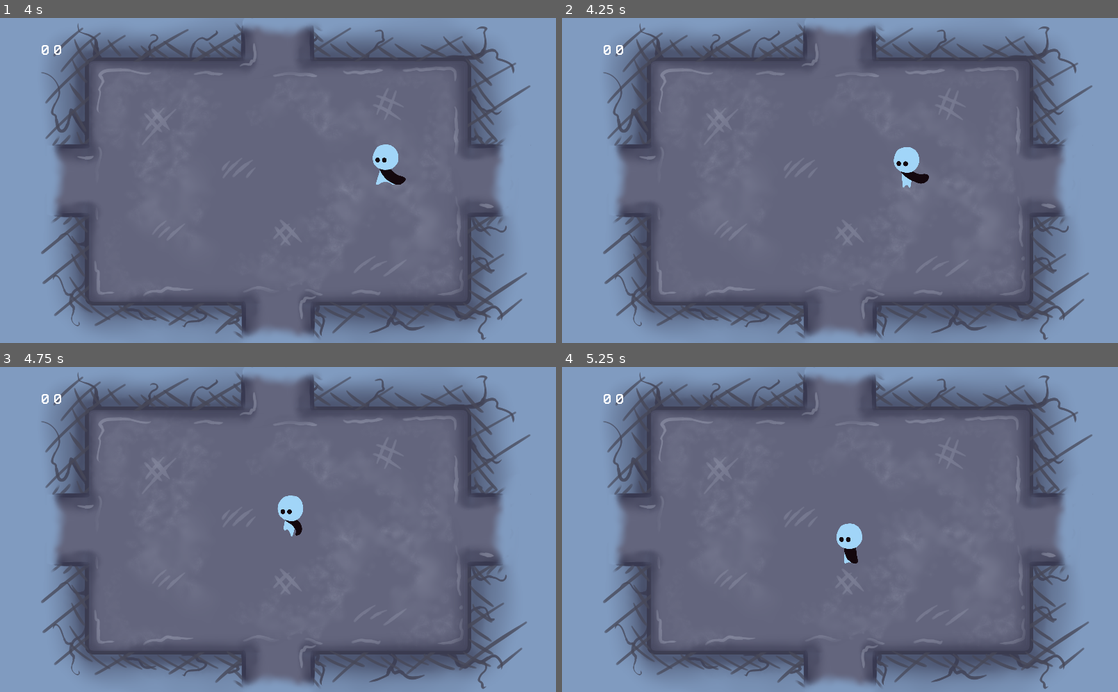
Above: before the commit, frames 1-4 (two rows, left to right).
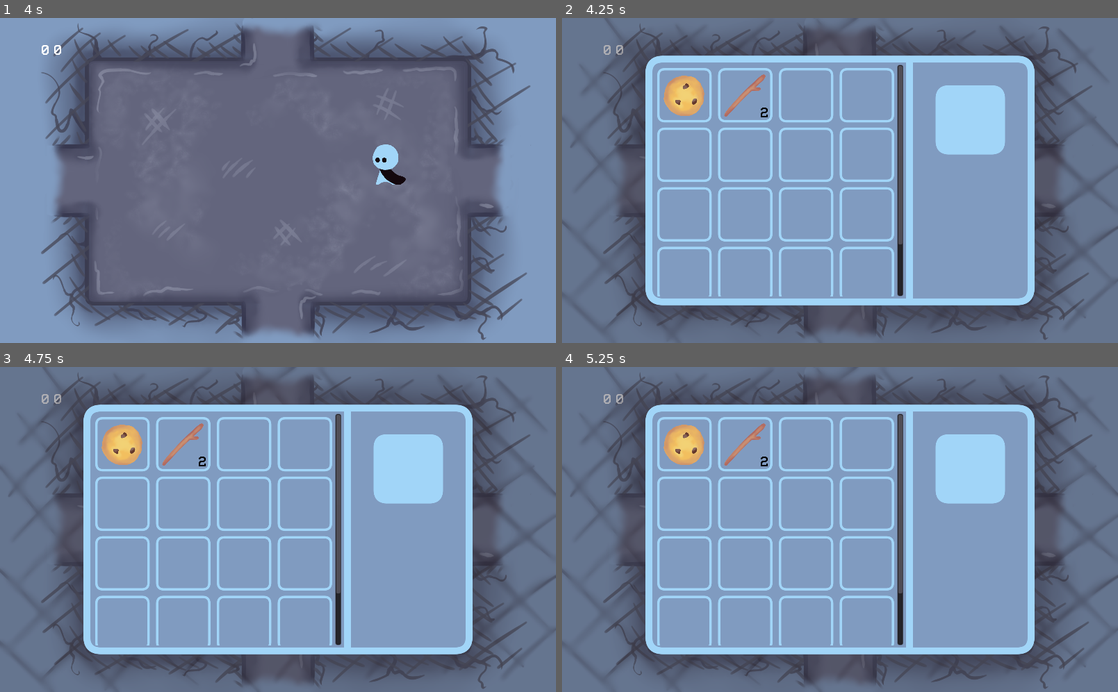
Above: after the commit, the same moments.

Repository: bucketfish/box-arena
Game: Godot game, scene res://base.tscn
Same seed, same stepped clock (60 frames per second), same inputs: the game is played once before the commit and once after it.
Inputs:
- Up to frame 1 (4 s): hold Right (right) 0.53-1.28 s; tap X (attack) at 0.6, 1.55, 2.1, 3.05, 3.6 s; tap Z (pickup) at 0.8, 1.35, 2.3, 2.85, 3.8 s; hold Down (down) 1.28-2.03 s; hold Right (right) 2.03-2.78 s; hold Up (up) 2.78-3.53 s; hold Left (left) from 3.53 s (still down)
- Up to frame 2 (4.25 s): keep holding Left (left); tap Shift (inventory, bound only after the commit) at 4.15 s
- Up to frame 3 (4.75 s): keep holding Left (left); tap Z (pickup) at 4.35 s; tap X (attack) at 4.55 s
- Up to frame 4 (5.25 s): release Left (left) at 5.03 s; hold Down (down) from 5.03 s (still down); tap X (attack) at 5.1 s

Frame 1 is identical in both runs. In frame 2, 90% of the frame differs, in the area x 0-100%, y 0-100%; in frame 3, 90%; in frame 4, 90%.

Commit message:
display inventory

Diff:
--- a/base.gd
+++ b/base.gd
@@ -7,15 +7,22 @@
 
 onready var player = $player
 onready var anim = $anim
+
+onready var coordslabel = $gui/coords
+onready var inventory = $gui/inventory
+onready var shade = $gui/shade
 const room = preload("res://room/middle_room.tscn")
 
 var curroom
 var comefrom
+var trans = false
+
 
 func _ready():
 	curroom = $room
 
 func goto(dirfrom):
+	trans = true
 	# update new room coordinates
 	if dirfrom == "up":
 		Persistent.coords.y += 1
@@ -50,7 +57,7 @@
 	curroom.queue_free()
 
 	# update coordinates tag
-	$CanvasLayer/coords.text = str(Persistent.coords.x) + " " + str(Persistent.coords.y)
+	coordslabel.text = str(Persistent.coords.x) + " " + str(Persistent.coords.y)
 
 	# update player position (new door)
 	player.position = get_node(dirfrom).position
@@ -76,3 +83,10 @@
 
 	# continue the game
 	player.canmove = true
+	trans = false
+
+func _input(event):
+	if !trans && Input.is_action_just_pressed("inventory"):
+		inventory.toggle()
+		shade.visible = inventory.visible
+		player.canmove = !inventory.visible
--- a/base.tscn
+++ b/base.tscn
@@ -1,9 +1,13 @@
-[gd_scene load_steps=11 format=2]
+[gd_scene load_steps=15 format=2]
 
 [ext_resource path="res://room/middle_room.tscn" type="PackedScene" id=1]
 [ext_resource path="res://player/player.tscn" type="PackedScene" id=2]
 [ext_resource path="res://base.gd" type="Script" id=3]
 [ext_resource path="res://font.tres" type="DynamicFont" id=4]
+[ext_resource path="res://assets/gui/darken.png" type="Texture" id=5]
+[ext_resource path="res://assets/gui/inventory.png" type="Texture" id=6]
+[ext_resource path="res://gui/inventory.gd" type="Script" id=7]
+[ext_resource path="res://gui/row.tscn" type="PackedScene" id=8]
 
 [sub_resource type="Animation" id=1]
 length = 0.001
@@ -118,9 +122,23 @@
 [node name="player" parent="." instance=ExtResource( 2 )]
 position = Vector2( 546, 273 )
 
-[node name="CanvasLayer" type="CanvasLayer" parent="."]
-
-[node name="coords" type="Label" parent="CanvasLayer"]
+[node name="room" parent="." instance=ExtResource( 1 )]
+
+[node name="down" type="Position2D" parent="."]
+position = Vector2( 512, 89 )
+
+[node name="up" type="Position2D" parent="."]
+position = Vector2( 512, 508 )
+
+[node name="right" type="Position2D" parent="."]
+position = Vector2( 169, 300 )
+
+[node name="left" type="Position2D" parent="."]
+position = Vector2( 855, 300 )
+
+[node name="gui" type="CanvasLayer" parent="."]
+
+[node name="coords" type="Label" parent="gui"]
 margin_left = 75.0
 margin_top = 42.0
 margin_right = 115.0
@@ -131,19 +149,69 @@
 "_edit_use_anchors_": false
 }
 
-[node name="room" parent="." instance=ExtResource( 1 )]
-
-[node name="down" type="Position2D" parent="."]
-position = Vector2( 512, 89 )
-
-[node name="up" type="Position2D" parent="."]
-position = Vector2( 512, 508 )
-
-[node name="right" type="Position2D" parent="."]
-position = Vector2( 169, 300 )
-
-[node name="left" type="Position2D" parent="."]
-position = Vector2( 855, 300 )
+[node name="shade" type="Control" parent="gui"]
+visible = false
+anchor_right = 1.0
+anchor_bottom = 1.0
+__meta__ = {
+"_edit_use_anchors_": false
+}
+
+[node name="darken" type="Sprite" parent="gui/shade"]
+scale = Vector2( 0.5, 0.5 )
+texture = ExtResource( 5 )
+centered = false
+
+[node name="inventory" type="Control" parent="gui"]
+anchor_right = 1.0
+anchor_bottom = 1.0
+script = ExtResource( 7 )
+__meta__ = {
+"_edit_use_anchors_": false
+}
+
+[node name="background" type="Sprite" parent="gui/inventory"]
+scale = Vector2( 0.5, 0.5 )
+texture = ExtResource( 6 )
+centered = false
+
+[node name="scroll" type="ScrollContainer" parent="gui/inventory"]
+margin_left = 169.0
+margin_top = 86.0
+margin_right = 627.0
+margin_bottom = 514.0
+rect_min_size = Vector2( 460, 0 )
+__meta__ = {
+"_edit_use_anchors_": false
+}
+
+[node name="rowbox" type="VBoxContainer" parent="gui/inventory/scroll"]
+margin_right = 448.0
+margin_bottom = 552.0
+size_flags_horizontal = 3
+size_flags_vertical = 3
+custom_constants/separation = -2
+__meta__ = {
+"_edit_use_anchors_": false
+}
+
+[node name="row" parent="gui/inventory/scroll/rowbox" instance=ExtResource( 8 )]
+
+[node name="row2" parent="gui/inventory/scroll/rowbox" instance=ExtResource( 8 )]
+margin_top = 110.0
+margin_bottom = 222.0
+
+[node name="row3" parent="gui/inventory/scroll/rowbox" instance=ExtResource( 8 )]
+margin_top = 220.0
+margin_bottom = 332.0
+
+[node name="row4" parent="gui/inventory/scroll/rowbox" instance=ExtResource( 8 )]
+margin_top = 330.0
+margin_bottom = 442.0
+
+[node name="row5" parent="gui/inventory/scroll/rowbox" instance=ExtResource( 8 )]
+margin_top = 440.0
+margin_bottom = 552.0
 
 [node name="fade" type="CanvasLayer" parent="."]
 
--- a/data.gd
+++ b/data.gd
@@ -13,6 +13,8 @@
 	'8':['iron rapier', 'iron heart', 'nano-vest', 'cake'],
 	'9':['silver katana', 'diamond hoe', 'golden carrot'],
 		}
+
+const itemsorder = ["healing drop", "health pot", "health potion", "iron heart", "cookie", "choco cookie", "apple pie", "steak", "golden apple", "grilled porkchop", "pumpkin pie", "cake", "golden carrot", "fishcow", "clothes", "leather padding", "iron armor", "chainmail armor", "nano-vest", "wooden stick", "wooden sword", "stone sword", "stone axe", "sharp flint", "battle axe", "spiked mace", "iron rapier", "silver katana", "diamond how", "ruby scythe", "emerald greatsword", "sapphire saber", "axe of perun", "blade of fire", "elemental blade"]
 
 var items = {
 	#level 1 itms
@@ -313,7 +315,6 @@
 				'drop':['wooden stick', 'wooden stick', 'wooden stick', 'wooden stick', 'wooden stick', 'wooden stick', 'wooden stick', 'wooden stick'],
 				'desc': 'just... be nice and pretend its hits hurt.'},
 
-
 	#level 6 bosses
 	'flickflack':{
 				'damage':5,
@@ -335,7 +336,6 @@
 				'level': 2,
 				'drop':['cake', 'cake', 'cake'],
 				'desc': 'its legs are entirely made out of cake. don\'t ask me how i know this.'},
-
 
 	#level 10 bosses
 	'slurpydoo':{
--- a/functions.gd
+++ b/functions.gd
@@ -23,3 +23,29 @@
 
 	Persistent.places[Persistent.coords] = contents
 	return contents
+
+
+func array_unique(array: Array) -> Array:
+	var unique: Array = []
+	for item in array:
+		if not unique.has(item):
+			unique.append(item)
+	return unique
+
+func count_array(array: Array) -> Dictionary:
+	var dict: Dictionary = {}
+	for item in array:
+		if item in dict.keys():
+			dict[item] += 1
+		else:
+			dict[item] = 1
+	return dict
+
+func items_custcomp(a, b):
+	return Data.itemsorder.find( a ) < Data.itemsorder.find( b )
+
+
+func sort_inventory(items) -> Dictionary:
+	var dict = count_array(items)
+
+	return dict
--- /dev/null
+++ b/gui/inventory.gd
@@ -0,0 +1,30 @@
+extends Control
+
+onready var shade = $"../shade"
+
+onready var row = [$scroll/rowbox/row, $scroll/rowbox/row2, $scroll/rowbox/row3, $scroll/rowbox/row4]
+
+# Called when the node enters the scene tree for the first time.
+func _ready():
+	visible = false
+
+func toggle():
+	visible = !visible
+	shade.visible = visible
+	display(Persistent.carrying)
+
+func display(items):
+	var items_dict = Functions.sort_inventory(items)
+	var rowc = 0
+	var colc = 0
+
+	for i in items_dict.keys():
+		row[rowc].col[colc].itemname = i
+		row[rowc].col[colc].countint = items_dict[i]
+
+		colc += 1
+		if colc >= 4:
+			colc = 0
+			rowc += 1
+
+	get_tree().call_group("inv_item", "prep_display")
--- /dev/null
+++ b/gui/item.gd
@@ -0,0 +1,36 @@
+extends Control
+
+
+# Declare member variables here. Examples:
+# var a = 2
+# var b = "text"
+onready var highlight = $highlight
+onready var sprite = $sprite
+onready var count = $count
+
+var itemname
+var countint = 1
+
+export var left:NodePath
+export var right:NodePath
+export var up:NodePath
+export var down:NodePath
+
+var focused = false setget highlight
+
+# Called when the node enters the scene tree for the first time.
+func _ready():
+	highlight(false) # Replace with function body.
+
+func prep_display():
+	if itemname:
+		sprite.texture = load("res://assets/items/" + itemname + ".png")
+	if countint == 1:
+		count.text = ""
+	else:
+		count.text = str(countint)
+
+
+func highlight(value):
+	highlight.visible = value
+	focused = value
--- /dev/null
+++ b/gui/item.tscn
@@ -0,0 +1,40 @@
+[gd_scene load_steps=4 format=2]
+
+[ext_resource path="res://assets/gui/highlight.png" type="Texture" id=1]
+[ext_resource path="res://font.tres" type="DynamicFont" id=3]
+[ext_resource path="res://gui/item.gd" type="Script" id=4]
+
+[node name="item" type="Control" groups=["inv_item"]]
+margin_right = 112.0
+margin_bottom = 112.0
+rect_min_size = Vector2( 112, 112 )
+script = ExtResource( 4 )
+__meta__ = {
+"_edit_use_anchors_": false
+}
+
+[node name="sprite" type="Sprite" parent="."]
+position = Vector2( 56, 56 )
+scale = Vector2( 0.18, 0.18 )
+
+[node name="highlight" type="Sprite" parent="."]
+scale = Vector2( 0.5, 0.5 )
+texture = ExtResource( 1 )
+centered = false
+
+[node name="count" type="Label" parent="."]
+anchor_left = 1.0
+anchor_top = 1.0
+anchor_right = 1.0
+anchor_bottom = 1.0
+margin_left = -53.0
+margin_top = -40.0
+margin_right = -13.0
+margin_bottom = -7.0
+custom_colors/font_color = Color( 0, 0, 0, 1 )
+custom_fonts/font = ExtResource( 3 )
+text = "10"
+align = 2
+__meta__ = {
+"_edit_use_anchors_": false
+}
--- /dev/null
+++ b/gui/row.gd
@@ -0,0 +1,14 @@
+extends HBoxContainer
+
+onready var col = [$item, $item2, $item3, $item4]
+
+func _ready():
+	connect_focuses()
+
+func connect_focuses():
+	pass
+
+
+# Called every frame. 'delta' is the elapsed time since the previous frame.
+#func _process(delta):
+#	pass
--- /dev/null
+++ b/gui/row.tscn
@@ -0,0 +1,40 @@
+[gd_scene load_steps=4 format=2]
+
+[ext_resource path="res://assets/gui/row.png" type="Texture" id=1]
+[ext_resource path="res://gui/row.gd" type="Script" id=2]
+[ext_resource path="res://gui/item.tscn" type="PackedScene" id=3]
+
+[node name="row" type="HBoxContainer"]
+margin_right = 448.0
+margin_bottom = 112.0
+rect_min_size = Vector2( 448, 112 )
+custom_constants/separation = 0
+script = ExtResource( 2 )
+__meta__ = {
+"_edit_use_anchors_": false
+}
+
+[node name="row" type="Sprite" parent="."]
+scale = Vector2( 0.5, 0.5 )
+texture = ExtResource( 1 )
+centered = false
+
+[node name="item" parent="." instance=ExtResource( 3 )]
+right = NodePath("../item2")
+
+[node name="item2" parent="." instance=ExtResource( 3 )]
+margin_left = 112.0
+margin_right = 224.0
+left = NodePath("../item")
+right = NodePath("../item3")
+
+[node name="item3" parent="." instance=ExtResource( 3 )]
+margin_left = 224.0
+margin_right = 336.0
+left = NodePath("../item2")
+right = NodePath("../item4")
+
+[node name="item4" parent="." instance=ExtResource( 3 )]
+margin_left = 336.0
+margin_right = 448.0
+left = NodePath("../item3")
--- a/items/item.gd
+++ b/items/item.gd
@@ -8,7 +8,6 @@
 onready var tween = $Tween
 
 var isitem = false setget is_show
-var slidedist = 20
 
 func _ready():
 	# set up the label
@@ -38,11 +37,10 @@
 
 # picking up items
 func _input(event):
-	if Input.is_action_just_pressed("pickup") && isitem:
+	if Input.is_action_just_pressed("pickup") && isitem && player.canmove:
 		anim.play_backwards("highlight")
-		Persistent.carrying.append(itemname)
+		Persistent.carrying.insert(0, itemname)
 		Persistent.places[Persistent.coords].erase(itemname)
-
 
 		# item disappearing animation
 		tween.interpolate_property(self, "global_position",
@@ -50,4 +48,5 @@
 				Tween.TRANS_LINEAR)
 		tween.start()
 		yield(tween, "tween_all_completed")
+
 		queue_free()
--- a/persistent.gd
+++ b/persistent.gd
@@ -22,7 +22,7 @@
 				'-10 -10': {'name': 'puffpuffiepuff', 'alive': true}}
 var seenbosses = []
 
-var carrying = []
+var carrying = ["choco cookie", "wooden stick", "wooden stick"]
 var health = 5
 var energy = 5
 var damage = 0
--- a/player/player.gd
+++ b/player/player.gd
@@ -55,7 +55,7 @@
 		state = "idle"
 
 	# attack animation
-	if Input.is_action_just_pressed('attack'):
+	if Input.is_action_just_pressed('attack') && canmove:
 		state = "attack"
 
 
--- a/project.godot
+++ b/project.godot
@@ -57,6 +57,11 @@
 "events": [ Object(InputEventKey,"resource_local_to_scene":false,"resource_name":"","device":0,"alt":false,"shift":false,"control":false,"meta":false,"command":false,"pressed":false,"scancode":0,"physical_scancode":90,"unicode":0,"echo":false,"script":null)
  ]
 }
+inventory={
+"deadzone": 0.5,
+"events": [ Object(InputEventKey,"resource_local_to_scene":false,"resource_name":"","device":0,"alt":false,"shift":false,"control":false,"meta":false,"command":false,"pressed":false,"scancode":0,"physical_scancode":16777237,"unicode":0,"echo":false,"script":null)
+ ]
+}
 
 [physics]
 
Binary file added: assets/gui/darken.png
Binary file added: assets/gui/highlight.png
Binary file added: assets/gui/inventory.png
Binary file added: assets/gui/row.png
Not shown, added: assets/gui/highlight.clip
Not shown, added: assets/gui/inventory.clip
Not shown, added: assets/gui/row.clip
